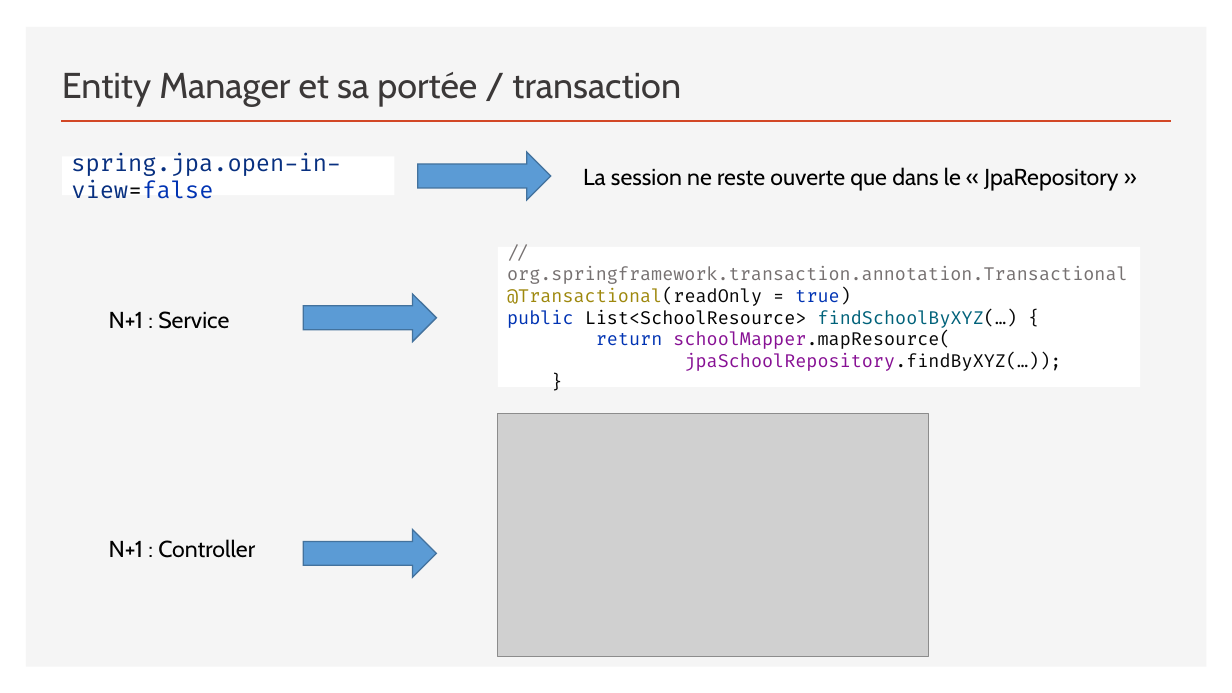
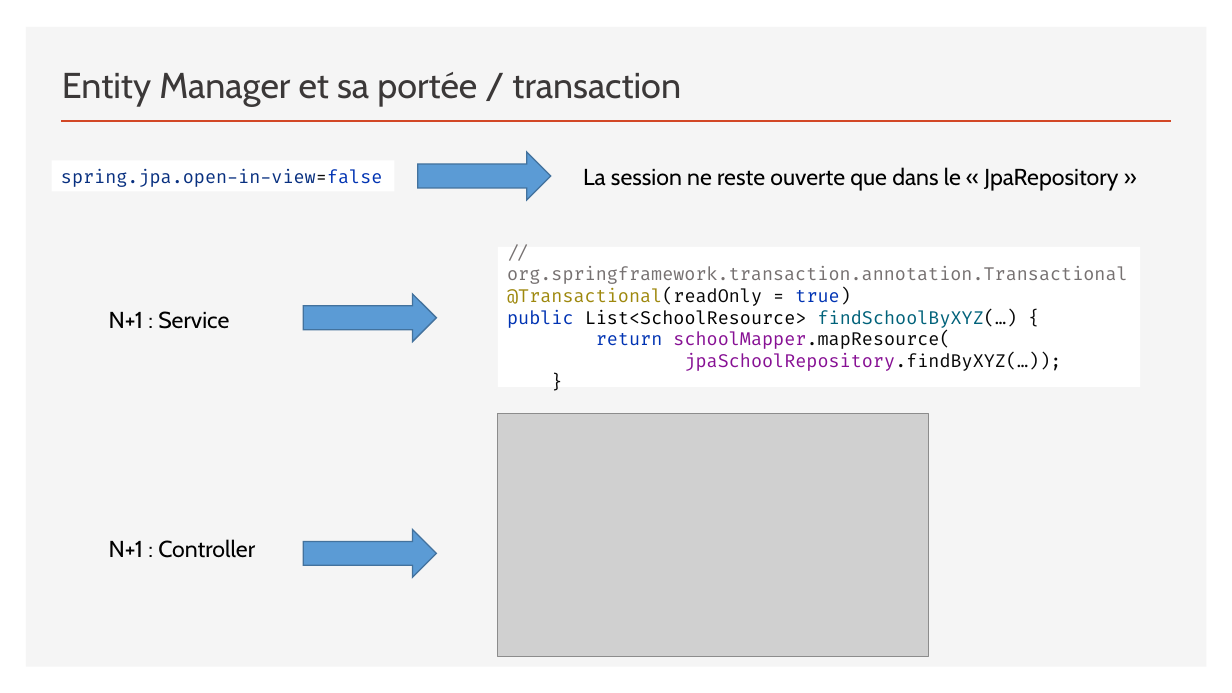
Before and after one commit to sebzuki/hibernate, a slide deck: slide 14 of JPA-HIBERNATE.pptx. Drawn at 1232x693 pixels with LibreOffice and Linux fonts; fonts in the diff are those of the drawing; grey boxes stand for pictures. Boxes give left, top, right and bottom in pixels: in the first picture for what was removed or moved away, otherwise in the second. Text is boxed around its words. In the diff, an @@ line names an element or a change of style, - is before the commit and + after.

```diff
--- a/JPA-HIBERNATE.pptx
+++ b/JPA-HIBERNATE.pptx
@@ rectangle "spring.jpa.open-in-view=false": place and size @@
-rectangle "spring.jpa.open-in-view=false" at box(62, 156, 395, 195)
+rectangle "spring.jpa.open-in-view=false" at box(52, 161, 395, 192)
@@ rectangle "spring.jpa.open-in-view=false" at box(52, 161, 395, 192): size 18 to 14 pt @@
```
Also in this commit, not shown: 7 other slides changed.
